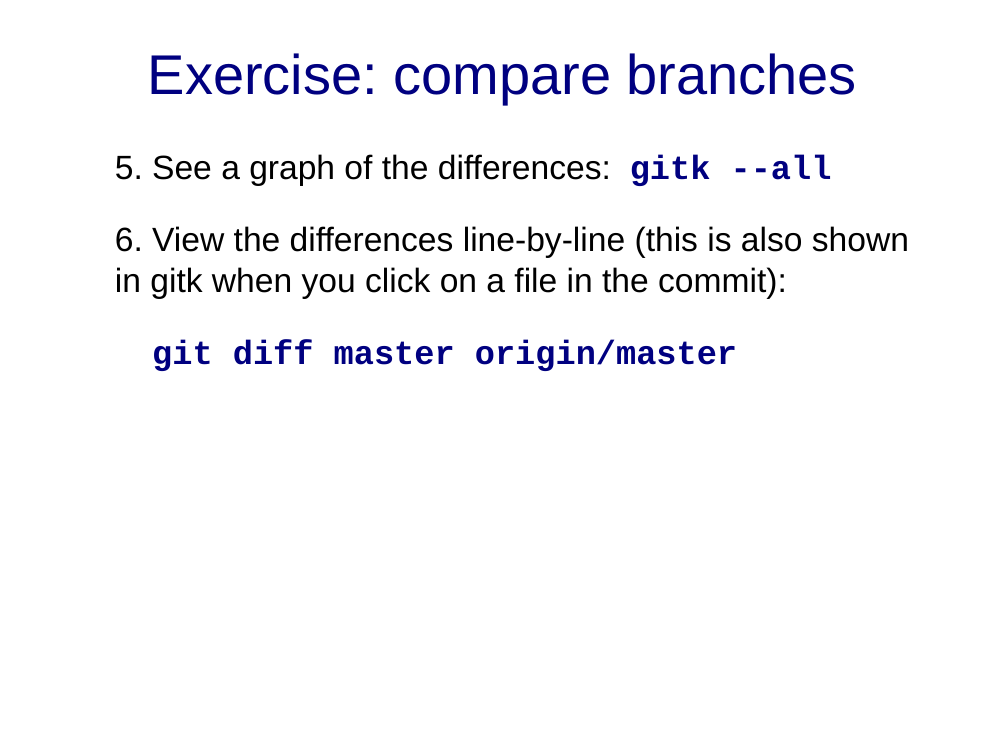
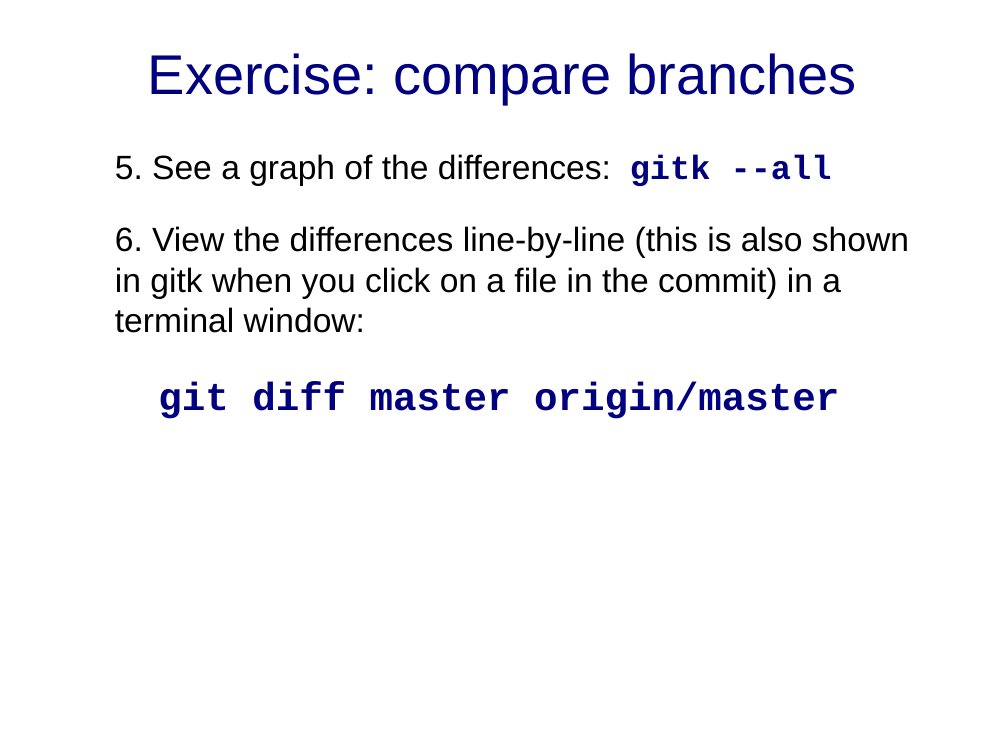
Before and after one commit to cpske/ISP, a slide deck: slide 8 of git/Merge-and-Conflict-Practice.ppt. Drawn at 1008x756 pixels with LibreOffice and Linux fonts; fonts in the diff are those of the drawing. Boxes give left, top, right and bottom in pixels: in the first picture for what was removed or moved away, otherwise in the second. Text is boxed around its words. In the diff, an @@ line names an element or a change of style, - is before the commit and + after.

```diff
--- a/git/Merge-and-Conflict-Practice.ppt
+++ b/git/Merge-and-Conflict-Practice.ppt
@@ text at box(115, 226, 909, 333): text changed @@
-6. View the differences line-by-line (this is also shown in gitk when you click on a file in the commit):
+6. View the differences line-by-line (this is also shown in gitk when you click on a file in the commit) in a terminal window:
@@ text at box(158, 382, 839, 419): size 24 to 28 pt in "git diff master origin/master" @@
```
Also in this commit, not shown: 13 other slides changed, 1 slide added, 8 other files.
